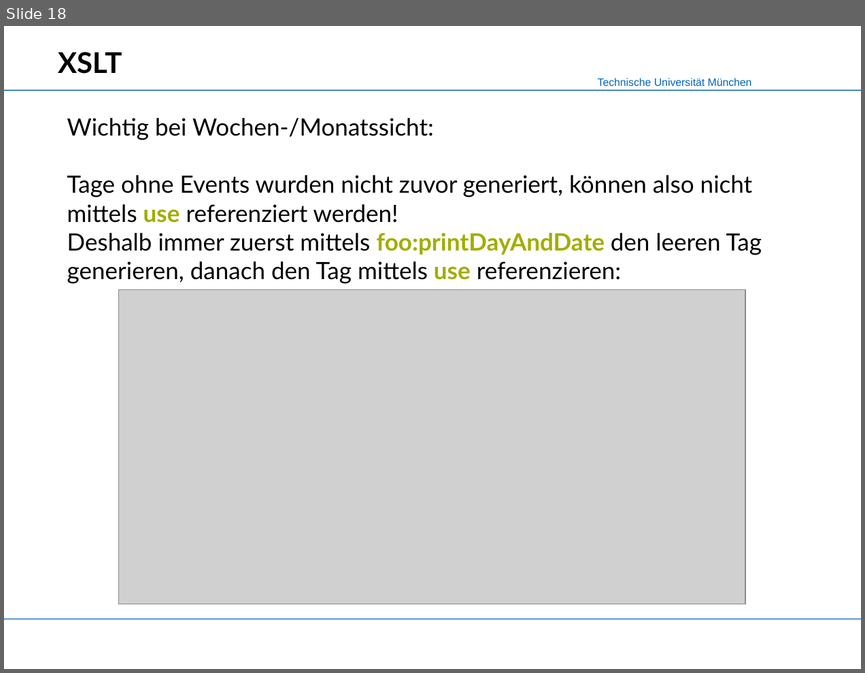
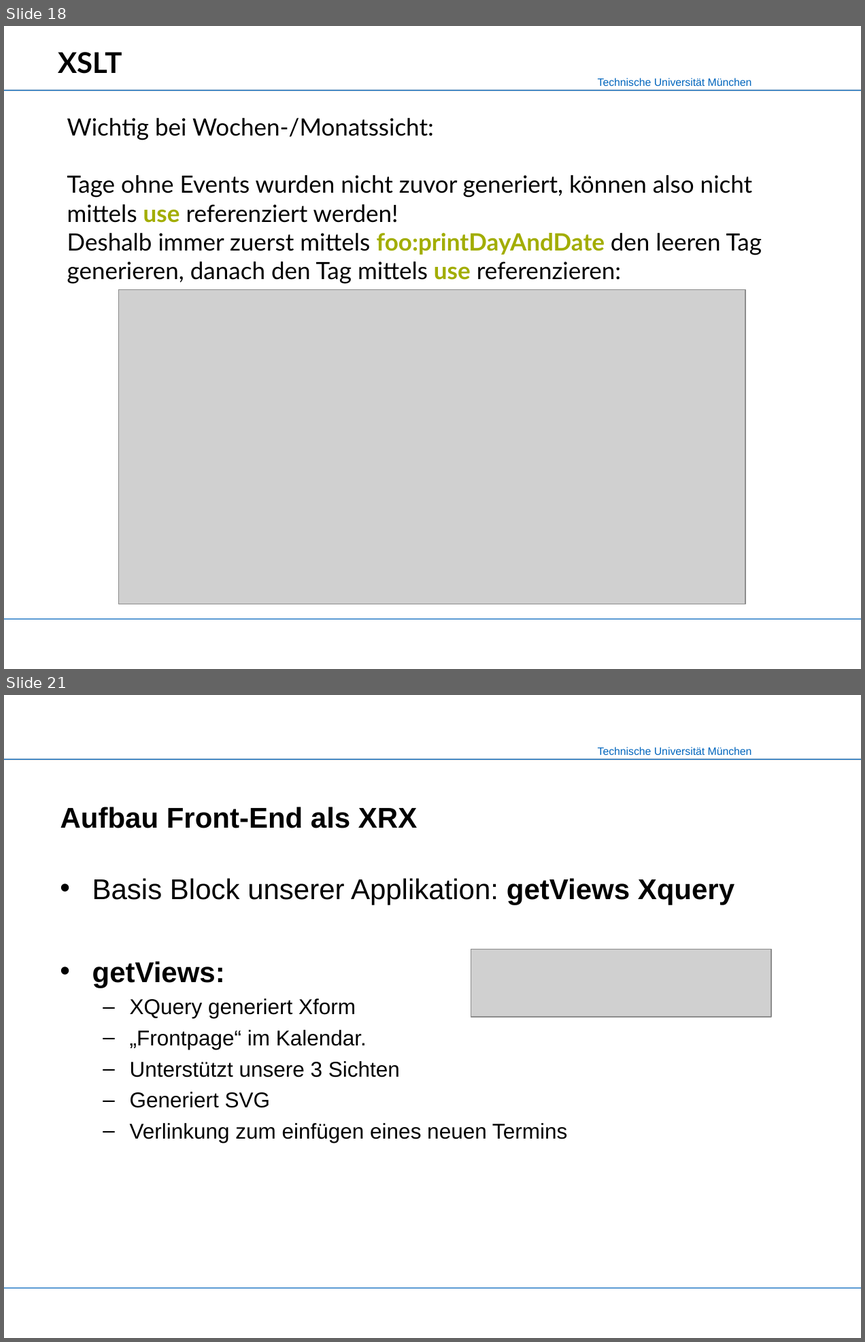
Before and after one commit to mokshasoul/XML-Praktikum, a slide deck: Slides/Slides_CalendarX.ppt. Shown one above the other, each under a label of ours: slide 18 before the commit, slides 18 and 21 after it; the slides between them are not shown. The pictures are 865x673 and 865x1342 pixels, drawn with LibreOffice and Linux fonts; fonts in the diff are those of the drawing; grey boxes stand for pictures; background and template pictures are left out. Boxes give left, top, right and bottom in pixels: in the first picture for what was removed or moved away, otherwise in the second. Text is boxed around its words. In the diff, an @@ line names an element or a change of style, - is before the commit and + after.

```diff
--- a/Slides/Slides_CalendarX.ppt
+++ b/Slides/Slides_CalendarX.ppt
@@ slide 21 added at (x1=4, y1=695, x2=861, y2=1338), background #FFFFFF; not listed: 4 template elements that a slide beside it also shows @@
@@ title added at (x1=60, y1=807, x2=417, y2=828), 24 pt, text #000000, bold @@
+Aufbau Front-End als XRX
@@ text added at (x1=92, y1=878, x2=734, y2=1142), 18 pt, text #000000 @@
+• Basis Block unserer Applikation: getViews Xquery
+• getViews:
+  – XQuery generiert Xform
+  – „Frontpage“ im Kalendar.
+  – Unterstützt unsere 3 Sichten
+  – Generiert SVG
+  – Verlinkung zum einfügen eines neuen Termins
@@ picture added at (x1=471, y1=949, x2=771, y2=1016) @@
```
Also in this commit, not shown: 6 other slides added, 8 other files.
